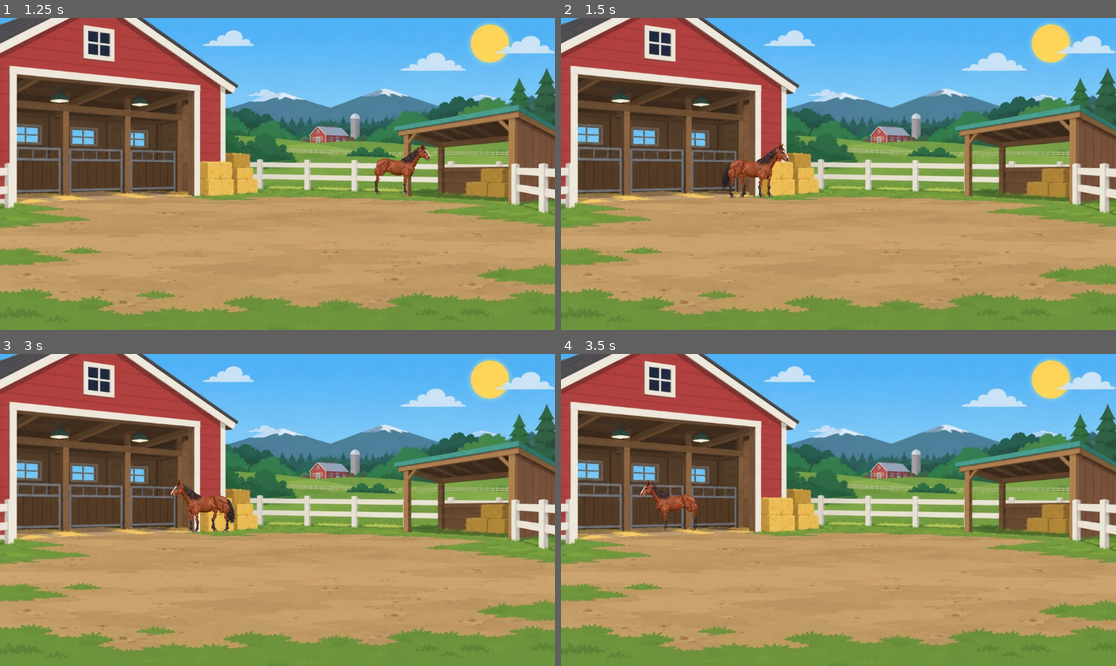
Above: before the commit, frames 1-4 (two rows, left to right).
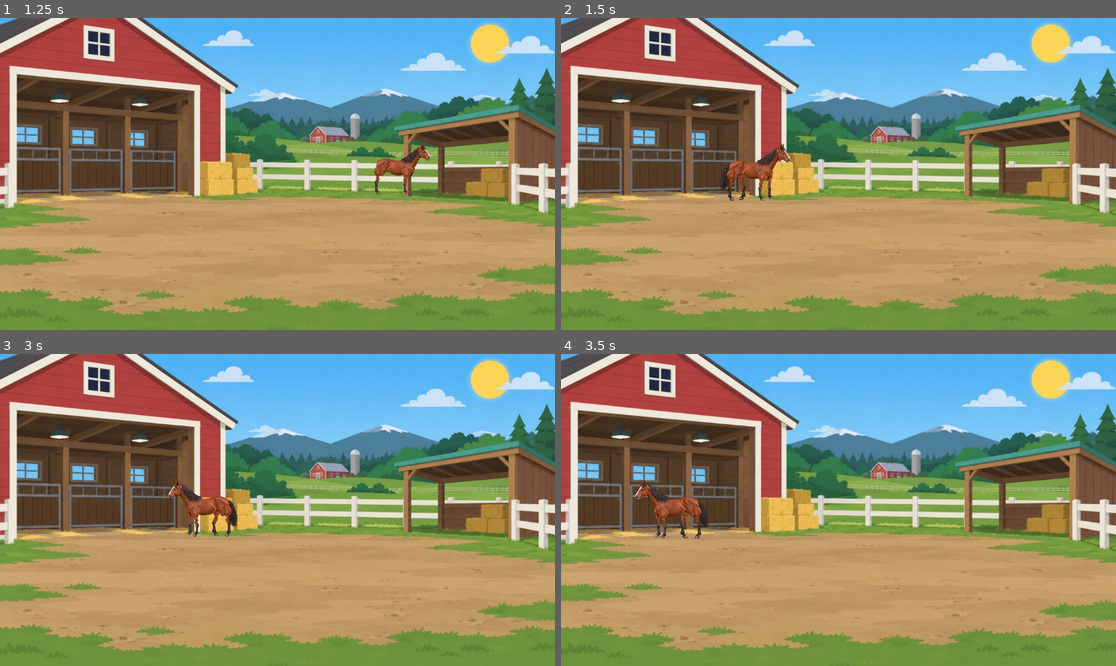
Above: after the commit, the same moments.

Repository: marceldubrig-hash/Pferd-und-Steve
Game: Godot game, scene res://scenes/main.tscn
The game is run twice, just before and just after one commit, with the same random seed, the same clock (stepped at 60 frames per second) and the same inputs.
Inputs (mouse positions are in pixels of both pictures, inside the frame that each line leads up to):
- Up to frame 1 (1.25 s): move the mouse to (399, 158) at 0.52 s; click (399, 158) at 0.67 s
- Up to frame 2 (1.5 s): tap Enter at 1.25 s; drag from (727, 189) to (810, 236) at 1.27 s
- Up to frame 3 (3 s): move the mouse to (333, 441) at 2.02 s; click (333, 441) at 2.17 s; drag from (249, 572) to (111, 463) at 2.77 s
- Up to frame 4 (3.5 s): no input

Frame 1 is identical in both runs. In frame 2, 0.4% of the frame differs, in the area x 28-42%, y 40-59%; in frame 3, 0.6%; in frame 4, 0.7%, in the area x 13-27%, y 40-60%.

Commit message:
Restore user-approved farm collision behavior

Diff:
--- a/scripts/main.gd
+++ b/scripts/main.gd
@@ -48,36 +48,6 @@
 const RIGHT_OBSTACLE_X_RATIO := 0.87
 const RIGHT_OUTER_X_RATIO := 1.00
 
-# The old obstacle profile above was calibrated from a 1536x1384 screenshot.
-# Using those values directly as viewport ratios breaks as soon as the Fold runs
-# at a different aspect ratio because Background uses cover scaling/cropping.
-# Keep the historical ratios for documentation, but resolve collisions in the
-# canonical 1536x864 farm texture's coordinate space instead.
-const FARM_SOURCE_SIZE := Vector2(1536.0, 864.0)
-const LEFT_OUTER_SOURCE_X := 288.5549
-const LEFT_OBSTACLE_SOURCE_X := 633.7554
-const LEFT_OPEN_SOURCE_X := 700.8777
-const RIGHT_OPEN_SOURCE_X := 1055.6671
-const RIGHT_OBSTACLE_SOURCE_X := 1122.7894
-const RIGHT_OUTER_SOURCE_X := 1247.4451
-
-# The horizontal white paddock fence is the rear playable boundary.
-# 488.16 is the existing validated HorseRoot ground-anchor calibration for it.
-const REAR_FENCE_GROUND_SOURCE_Y := 488.16
-
-# Foreground side fences measured from the real 1536x658 Fold screenshot.
-# These are stored in the canonical 1536x864 farm texture coordinate system.
-# When cover-cropping pushes a fence offscreen (e.g. 1536x1384), that side
-# automatically falls back to the viewport edge instead of inventing a wall.
-const LEFT_SIDE_FENCE_SOURCE_X := 45.0
-const RIGHT_SIDE_FENCE_SOURCE_X := 1416.0
-
-# Keep the visible horse inside the viewport and use its current projected width
-# when testing obstacle overlap. This prevents the root from being legal while
-# the body/head is already inside a barn/shelter or outside the screen.
-const HORSE_HALF_WIDTH_TO_PROJECTED_HEIGHT := 0.62
-const SCREEN_EDGE_PADDING_PX := 8.0
-
 @onready var background: Sprite2D = $Background
 @onready var horse_root: Node2D = $HorseRoot
 @onready var horse_visual: Node2D = $HorseRoot/HorseVisual
@@ -156,31 +126,21 @@
 
 	var min_y := size.y * GROUND_BACK_TOUCH_Y_RATIO
 	var max_y := size.y * GROUND_FRONT_TOUCH_Y_RATIO
+	var clamped_x := clampf(new_position.x, 0.0, size.x)
 	var clamped_y := clampf(new_position.y, min_y, max_y)
+
+	horse_x_ratio = clamped_x / size.x
 
 	var requested_depth_t := clampf(
 		inverse_lerp(min_y, max_y, clamped_y),
 		0.0,
 		1.0
 	)
-
-	var resolved_x := clampf(new_position.x, 0.0, size.x)
-	var resolved_depth_t := requested_depth_t
-
-	# Resolve horizontal screen containment and obstacle depth together.
-	# Projected horse width grows with depth, so a few deterministic passes are
-	# enough to converge without introducing physics or a new movement system.
-	for _pass in range(4):
-		resolved_x = _clamp_horse_screen_x(resolved_x, size, resolved_depth_t)
-		var obstacle_min_depth_t := _minimum_depth_t_for_screen_x(
-			resolved_x,
-			size,
-			resolved_depth_t
-		)
-		resolved_depth_t = maxf(requested_depth_t, obstacle_min_depth_t)
-
-	horse_x_ratio = resolved_x / size.x
-	horse_depth_t = resolved_depth_t
+	var obstacle_min_depth_t := _minimum_depth_t_for_x(horse_x_ratio)
+
+	# If the user drags "through" the hay stack or the right shelter, project
+	# the horse to the nearest legal ground point in front of that obstacle.
+	horse_depth_t = maxf(requested_depth_t, obstacle_min_depth_t)
 	_apply_perspective()
 
 
@@ -207,115 +167,62 @@
 	_apply_perspective()
 
 
-func _background_cover_scale(size: Vector2) -> float:
-	return maxf(
-		size.x / FARM_SOURCE_SIZE.x,
-		size.y / FARM_SOURCE_SIZE.y
-	)
-
-
-func _background_source_to_screen(source_point: Vector2, size: Vector2) -> Vector2:
-	var cover_scale := _background_cover_scale(size)
-	var scaled_source_size := FARM_SOURCE_SIZE * cover_scale
-	var offset := (size - scaled_source_size) * 0.5
-	return offset + source_point * cover_scale
-
-
-func _background_screen_x_to_source(screen_x: float, size: Vector2) -> float:
-	var cover_scale := _background_cover_scale(size)
-	var scaled_source_width := FARM_SOURCE_SIZE.x * cover_scale
-	var offset_x := (size.x - scaled_source_width) * 0.5
-	return (screen_x - offset_x) / maxf(cover_scale, 0.001)
-
-
-func _minimum_ground_source_y_for_source_x(_source_x: float) -> float:
-	# The actual rear blocker is the horizontal white fence, not hay bales
-	# or the shelter. Keep the same validated rear ground anchor everywhere.
-	return REAR_FENCE_GROUND_SOURCE_Y
-
-
-func _projected_side_fence_screen_x(source_x: float, size: Vector2) -> float:
-	return _background_source_to_screen(Vector2(source_x, 0.0), size).x
-
-
-func _projected_horse_height_px_for_depth(size: Vector2, depth_t: float) -> float:
-	var distance_m := lerpf(FAR_DISTANCE_M, NEAR_DISTANCE_M, depth_t)
-	var inverse_depth_gain := FAR_DISTANCE_M / maxf(distance_m, 0.01)
-	var foot_delta_from_horizon := (
-		FAR_PROJECTED_FOOT_Y_RATIO - PERSPECTIVE_HORIZON_Y_RATIO
-	) * inverse_depth_gain
-	var projected_horse_height_ratio := (
-		HORSE_WORLD_HEIGHT_M / CAMERA_HEIGHT_M
-	) * maxf(foot_delta_from_horizon, 0.001)
-	return size.y * projected_horse_height_ratio
-
-
-func _horse_collision_half_width_px(size: Vector2, depth_t: float) -> float:
-	return _projected_horse_height_px_for_depth(size, depth_t) * HORSE_HALF_WIDTH_TO_PROJECTED_HEIGHT
-
-
-func _clamp_horse_screen_x(screen_x: float, size: Vector2, depth_t: float) -> float:
-	var half_width := _horse_collision_half_width_px(size, depth_t)
-	var screen_margin := minf(
-		half_width + SCREEN_EDGE_PADDING_PX,
-		size.x * 0.45
-	)
-
-	var min_center_x := screen_margin
-	var max_center_x := size.x - screen_margin
-
-	var left_fence_x := _projected_side_fence_screen_x(
-		LEFT_SIDE_FENCE_SOURCE_X,
-		size
-	)
-	if left_fence_x >= 0.0 and left_fence_x <= size.x:
-		min_center_x = maxf(
-			min_center_x,
-			left_fence_x + half_width + SCREEN_EDGE_PADDING_PX
-		)
-
-	var right_fence_x := _projected_side_fence_screen_x(
-		RIGHT_SIDE_FENCE_SOURCE_X,
-		size
-	)
-	if right_fence_x >= 0.0 and right_fence_x <= size.x:
-		max_center_x = minf(
-			max_center_x,
-			right_fence_x - half_width - SCREEN_EDGE_PADDING_PX
-		)
-
-	if min_center_x > max_center_x:
-		return size.x * 0.5
-
-	return clampf(screen_x, min_center_x, max_center_x)
-
-
-func _minimum_depth_t_for_screen_x(
-	screen_x: float,
-	size: Vector2,
-	probe_depth_t: float
-) -> float:
-	var half_width := _horse_collision_half_width_px(size, probe_depth_t)
-	var sample_screen_xs := [
-		screen_x - half_width,
-		screen_x,
-		screen_x + half_width,
-	]
-
-	var minimum_source_y := REAR_FENCE_GROUND_SOURCE_Y
-	for sample_screen_x in sample_screen_xs:
-		var source_x := _background_screen_x_to_source(sample_screen_x, size)
-		minimum_source_y = maxf(
-			minimum_source_y,
-			_minimum_ground_source_y_for_source_x(source_x)
-		)
-
-	var minimum_screen_y := _background_source_to_screen(
-		Vector2(0.0, minimum_source_y),
-		size
-	).y
-	var minimum_foot_y_ratio := minimum_screen_y / maxf(size.y, 1.0)
-
+func _minimum_projected_foot_y_ratio_for_x(x_ratio: float) -> float:
+	var x := clampf(x_ratio, 0.0, 1.0)
+
+	if x <= LEFT_OBSTACLE_X_RATIO:
+		var outer_t := inverse_lerp(
+			LEFT_OUTER_X_RATIO,
+			LEFT_OBSTACLE_X_RATIO,
+			x
+		)
+		return lerpf(
+			LEFT_OUTER_GROUND_Y_RATIO,
+			LEFT_OBSTACLE_GROUND_Y_RATIO,
+			smoothstep(0.0, 1.0, outer_t)
+		)
+
+	if x < LEFT_OPEN_X_RATIO:
+		var open_t := inverse_lerp(
+			LEFT_OBSTACLE_X_RATIO,
+			LEFT_OPEN_X_RATIO,
+			x
+		)
+		return lerpf(
+			LEFT_OBSTACLE_GROUND_Y_RATIO,
+			GROUND_BACK_TOUCH_Y_RATIO,
+			smoothstep(0.0, 1.0, open_t)
+		)
+
+	if x <= RIGHT_OPEN_X_RATIO:
+		return GROUND_BACK_TOUCH_Y_RATIO
+
+	if x < RIGHT_OBSTACLE_X_RATIO:
+		var obstacle_t := inverse_lerp(
+			RIGHT_OPEN_X_RATIO,
+			RIGHT_OBSTACLE_X_RATIO,
+			x
+		)
+		return lerpf(
+			GROUND_BACK_TOUCH_Y_RATIO,
+			RIGHT_OBSTACLE_GROUND_Y_RATIO,
+			smoothstep(0.0, 1.0, obstacle_t)
+		)
+
+	var outer_t := inverse_lerp(
+		RIGHT_OBSTACLE_X_RATIO,
+		RIGHT_OUTER_X_RATIO,
+		x
+	)
+	return lerpf(
+		RIGHT_OBSTACLE_GROUND_Y_RATIO,
+		RIGHT_OUTER_GROUND_Y_RATIO,
+		smoothstep(0.0, 1.0, outer_t)
+	)
+
+
+func _minimum_depth_t_for_x(x_ratio: float) -> float:
+	var minimum_foot_y_ratio := _minimum_projected_foot_y_ratio_for_x(x_ratio)
 	var far_delta := FAR_PROJECTED_FOOT_Y_RATIO - PERSPECTIVE_HORIZON_Y_RATIO
 	var requested_delta := minimum_foot_y_ratio - PERSPECTIVE_HORIZON_Y_RATIO
 
@@ -337,14 +244,10 @@
 		return
 
 	# Keep an already-stored position legal after a resize/fold-state change too.
-	var resolved_x := size.x * horse_x_ratio
-	for _pass in range(4):
-		resolved_x = _clamp_horse_screen_x(resolved_x, size, horse_depth_t)
-		horse_depth_t = maxf(
-			horse_depth_t,
-			_minimum_depth_t_for_screen_x(resolved_x, size, horse_depth_t)
-		)
-	horse_x_ratio = resolved_x / size.x
+	horse_depth_t = maxf(
+		horse_depth_t,
+		_minimum_depth_t_for_x(horse_x_ratio)
+	)
 
 	# Move linearly in world depth, not linearly in sprite scale.
 	# Perspective itself then naturally grows non-linearly as Z approaches camera.
@@ -371,7 +274,7 @@
 	var visual_scale := target_horse_height_px / HORSE_VISIBLE_SOURCE_HEIGHT_PX
 
 	horse_root.position = Vector2(
-		resolved_x,
+		size.x * horse_x_ratio,
 		size.y * projected_foot_y_ratio
 	)
 	horse_root.scale = Vector2.ONE * visual_scale
